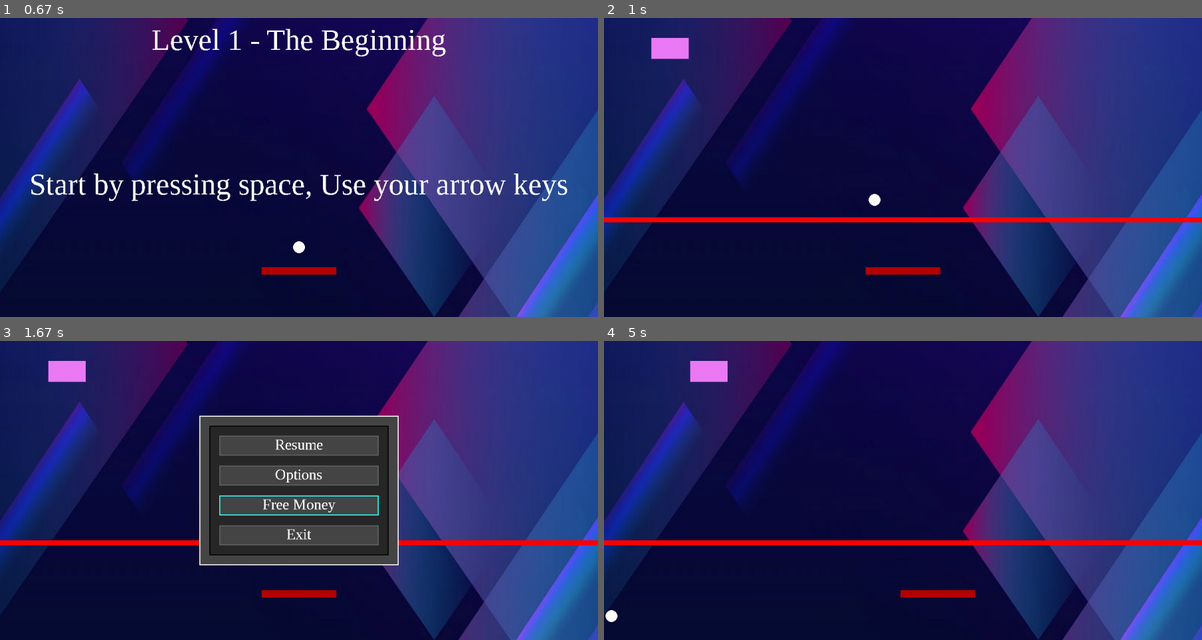
Above: before the commit, frames 1-4 (two rows, left to right).
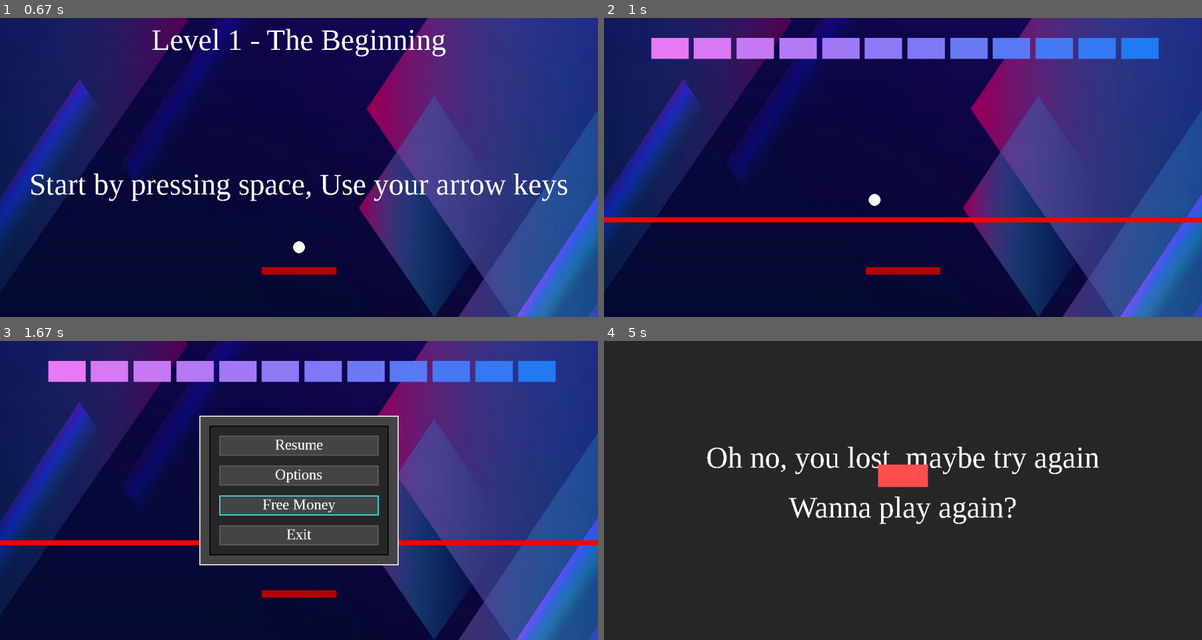
Above: after the commit, the same moments.

Repository: Kevin333221/INF-1400
Game: pygame game, started from Main.py
The game is run twice, just before and just after one commit, with the same random seed, the same clock (stepped at 60 frames per second) and the same inputs.
Inputs (mouse positions are in pixels of both pictures, inside the frame that each line leads up to):
- Up to frame 1 (0.67 s): click "Start" at 0.38 s
- Up to frame 2 (1 s): tap Space at 0.67 s
- Up to frame 3 (1.67 s): tap Esc at 1 s; click "Free Money" at 1.38 s
- Up to frame 4 (5 s): click "Resume" at 1.72 s; move the mouse to (1124, 595) at 2.03 s; tap Space at 2.07, 2.37, 2.57, 2.87, 3.07, 3.37, 3.63, 3.93, 4.07, 4.37 s; hold Right 2.5-2.97 s; hold Left 3-3.53 s; hold Left 3.57-3.97 s; hold Right 4-4.63 s

Frame 1 is identical in both runs. In frame 2, 5.0% of the frame differs, in the area x 15-93%, y 6-14%; in frame 3, 5.0%; in frame 4, 100%, in the area x 0-100%, y 0-100%.

Commit message:
Better Level adding

Diff:
--- a/Main.py
+++ b/Main.py
@@ -125,6 +125,7 @@
             sys.exit()
     return bots
 
+# As the name suggests again, here is where i restart a level
 def restart_level(ball1, user):
     global running
 
@@ -203,6 +204,7 @@
                 exit_menu()
     pygame.display.update()
 
+# Here is where i check for inputs and drawing things
 def level_mechanics(user, ball1, object_speed):
     clock.tick(clock_tick)
 
@@ -220,6 +222,7 @@
     ball1.draw(screen)
     user.draw(screen)
 
+# Here is where i check if the ball hits an enemy and also drawing them
 def enemies_mechanics(enemies, ball):
     for x in enemies:
         if x != 0:
@@ -248,6 +251,7 @@
             if x.pos.y + 5 >= screen_h - x.line_of_death:
                 ball.dead = True
 
+# The level creation
 def init_level_of_your_choice(background, title, music, arr_of_enemies, nextlevel):
 
     global clock_tick
@@ -342,6 +346,7 @@
         pygame.display.update()
     pygame.display.update()
 
+# Keeps track of what level is playing next
 def next_level(x):
     if x == 1:
         level1_BG = ('Levels_BG/Level1.jpg')
@@ -355,6 +360,7 @@
     else:
         winning_screen()
 
+# The exit menu by pressing espace
 def exit_menu():
     global running
 
@@ -413,8 +419,6 @@
         else:
             pygame.draw.rect(screen, (100, 100, 100), (screen_w/3 + 40, screen_h/4 + 40 + block_height*2,  screen_w/3 - 80, block_height - 20), 2)
 
-        # Back to Main
-
         # Exit Block
         pygame.draw.rect(screen, (70,  70, 70),   (screen_w/3 + 40, screen_h/4 + 40 + block_height*3,  screen_w/3 - 80, block_height - 20))
         screen.blit(exit_text, (screen_w/3 + 40 + (screen_w/3 - 80)/2 - exit_text.get_width()/2, screen_h/4 + 40 + block_height/2 - 20 - exit_text.get_height()/4 + block_height*3))
@@ -435,6 +439,7 @@
                 sys.exit()
         pygame.display.update()
 
+# The options menu
 def options():
     options_screen_size = my_font_30.render("Change screen size: ", False, (255, 255, 255))
     size_800x600 = my_font_30.render("800x600", False, (255, 255, 255))
@@ -600,6 +605,7 @@
                     exit_menu()
         pygame.display.update()
 
+# Displaying the different levels
 def levels():
     global running
 
@@ -638,6 +644,7 @@
                     exit_menu()
         pygame.display.update()
 
+# The buttons in "main hub"
 def buttons():
 
     global running
@@ -649,7 +656,7 @@
             click.play()
             level1_BG = ('Levels_BG/Level1.jpg')
             level1_title = ("Level 1 - The Beginning")
-            init_level_of_your_choice(level1_BG, level1_title, level1_song, [1], 2)
+            init_level_of_your_choice(level1_BG, level1_title, level1_song, [1, 1, 1, 1, 1, 1, 1, 1, 1, 1, 1, 1], 2)
     else:
         pygame.draw.rect(screen, (50, 80, 80), (screen_w/2 - main_title.get_width()/2, screen_h/3, main_title.get_width(), main_start.get_height()))
     screen.blit(main_start, (screen_w/2 - main_start.get_width()/2, screen_h/3))
